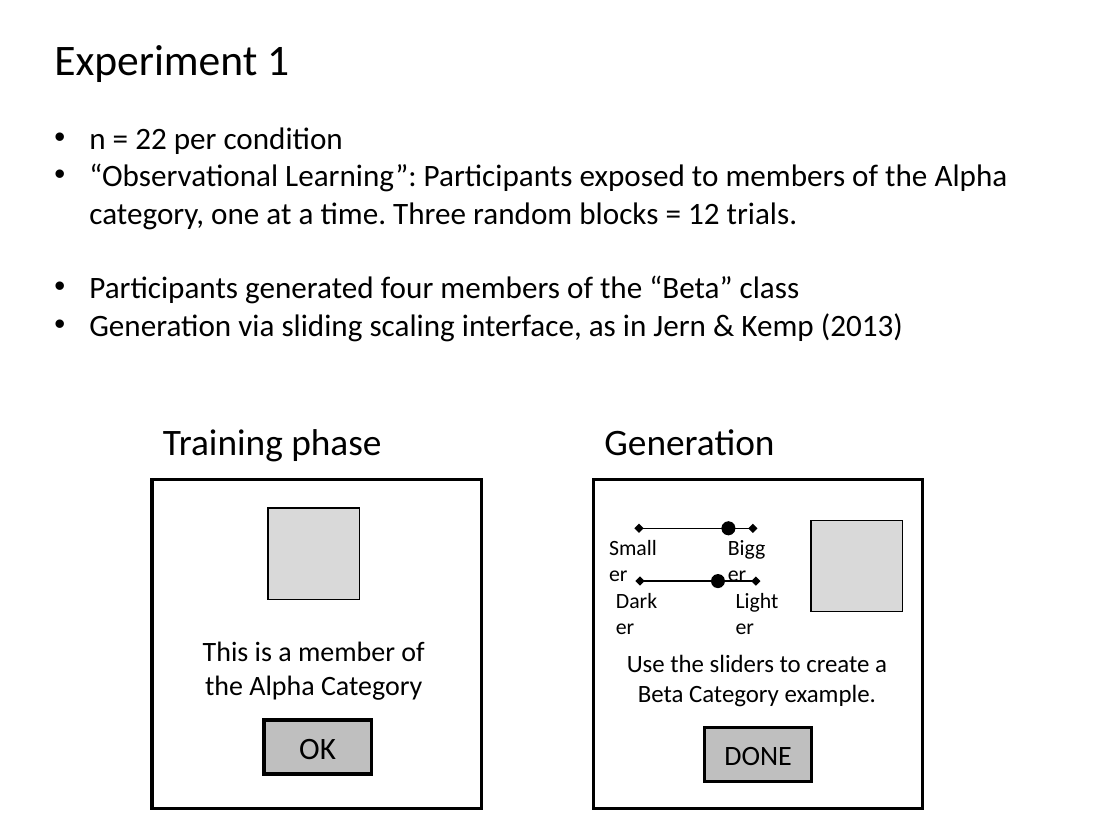
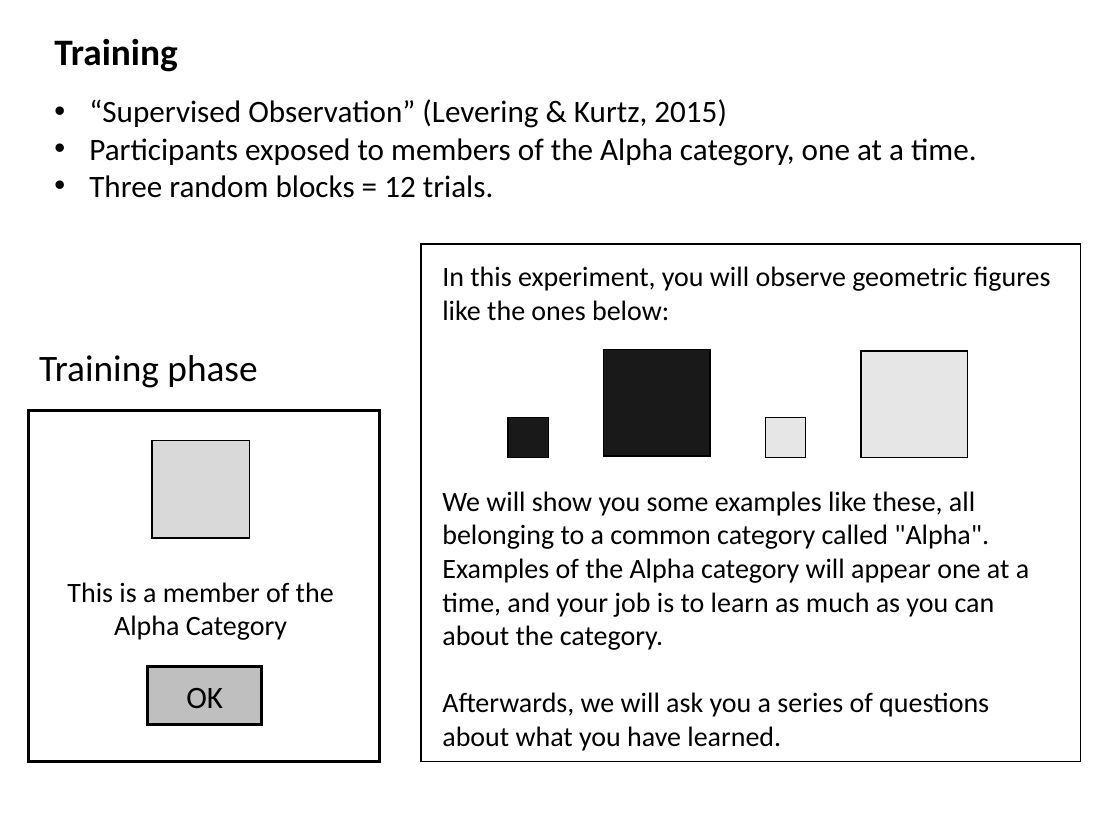
Before and after one commit to AusterweilLab/generating_categories, a slide deck: slide 16 of Presentations/ccn-bbag-march-2-2017.pptx (slide 17 before the commit). Drawn at 1120x840 pixels with LibreOffice and Linux fonts; fonts in the diff are those of the drawing. Boxes give left, top, right and bottom in pixels: in the first picture for what was removed or moved away, otherwise in the second. Text is boxed around its words. In the diff, an @@ line names an element or a change of style, - is before the commit and + after.

```diff
--- a/Presentations/ccn-bbag-march-2-2017.pptx
+++ b/Presentations/ccn-bbag-march-2-2017.pptx
@@ text at bbox=[54, 39, 977, 198]: text changed @@
-Experiment 1
-• n = 22 per condition
-• “Observational Learning”: Participants exposed to members of the Alpha category, one at a time. Three random blocks = 12 trials.
-• Participants generated four members of the “Beta” class
-• Generation via sliding scaling interface, as in Jern & Kemp (2013)
+Training
+• “Supervised Observation” (Levering & Kurtz, 2015)
+• Participants exposed to members of the Alpha category, one at a time.
+• Three random blocks = 12 trials.
@@ group added at bbox=[421, 244, 1081, 762]: 5 rectangles, 2 texts @@
+We will show you some examples like these, all belonging to a common category called "Alpha". Examples of the Alpha category will appear one at a time, and your job is to learn as much as you can about the category.
+Afterwards, we will ask you a series of questions about what you have learned.
+In this experiment, you will observe geometric figures like the ones below:
@@ text "Training phase": place and size @@
-text "Training phase" at bbox=[163, 429, 381, 462]
+text "Training phase" at bbox=[39, 355, 257, 388]
@@ rectangle: place and size @@
-rectangle at bbox=[152, 479, 482, 809]
+rectangle at bbox=[28, 410, 380, 762]
@@ rectangle: place and size @@
-rectangle at bbox=[268, 508, 360, 600]
+rectangle at bbox=[152, 440, 250, 538]
@@ text "This is a member of ..." rewrapped from bbox=[203, 641, 424, 700] to bbox=[67, 582, 334, 640] @@
@@ group removed at bbox=[594, 429, 923, 809]: 6 texts, 3 rectangles, 2 double arrows, 2 ellipses @@
-Generation
-Use the sliders to create a Beta Category example.
-DONE
-Smaller
-Bigger
-Darker
-Lighter
@@ rectangle "OK": place and size @@
-rectangle "OK" at bbox=[264, 720, 372, 774]
+rectangle "OK" at bbox=[148, 666, 262, 724]
```
Also in this commit, not shown: 9 other slides changed, 5 slides added, 1 slide removed, 3 other files.
